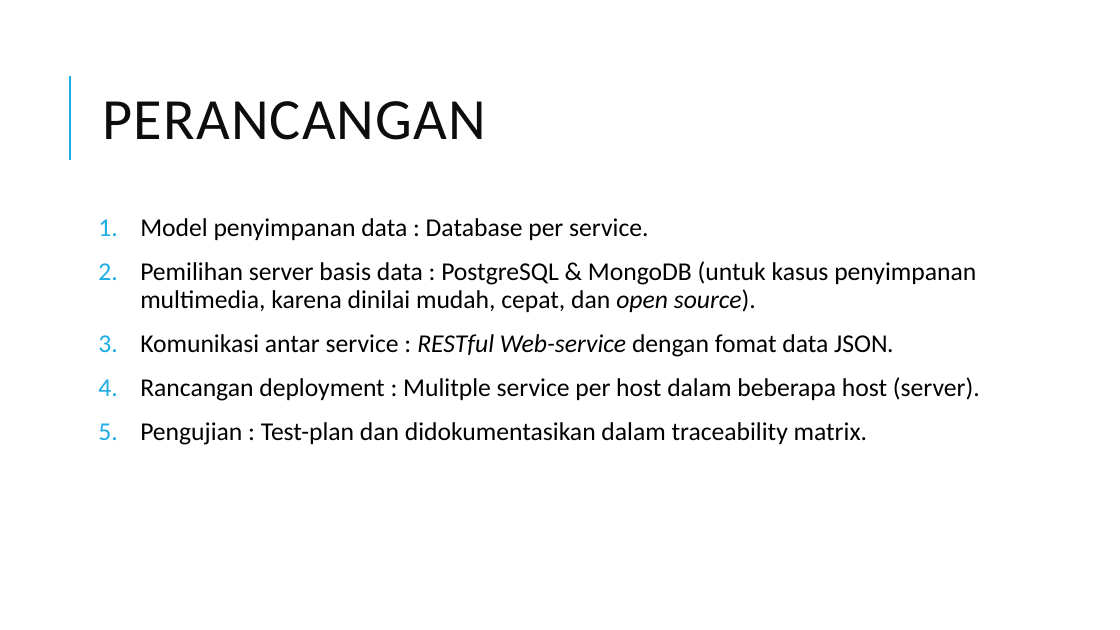
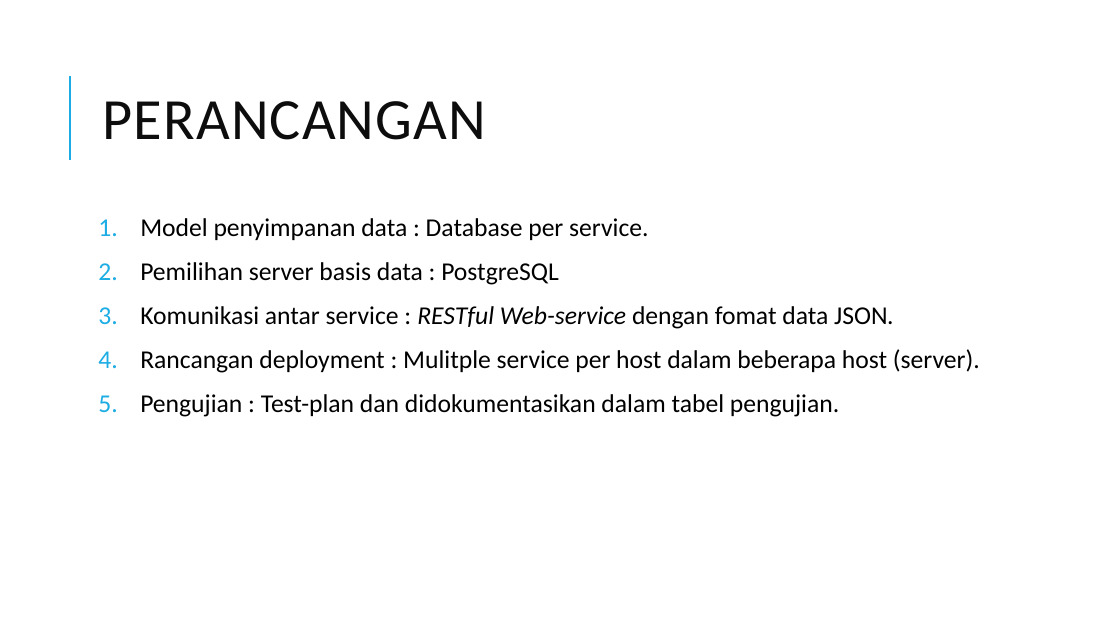
Before and after one commit to edriclaksaputra/tugasakhir, a slide deck: slide 36 of PPT.pptx (slide 33 before the commit). Drawn at 1120x630 pixels with LibreOffice and Linux fonts; fonts in the diff are those of the drawing. Boxes give left, top, right and bottom in pixels: in the first picture for what was removed or moved away, otherwise in the second. Text is boxed around its words. In the diff, an @@ line names an element or a change of style, - is before the commit and + after.

Commit message:
Untuk prasidang

```diff
--- a/PPT.pptx
+++ b/PPT.pptx
@@ text at (140, 262, 559, 285): text changed @@
-2. Pemilihan server basis data : PostgreSQL & MongoDB (untuk kasus penyimpanan multimedia, karena dinilai mudah, cepat, dan open source).
+2. Pemilihan server basis data : PostgreSQL
@@ text at (140, 394, 839, 417): text changed @@
-5. Pengujian : Test-plan dan didokumentasikan dalam traceability matrix.
+5. Pengujian : Test-plan dan didokumentasikan dalam tabel pengujian.
```
Also in this commit, not shown: 10 other slides changed, 16 slides added, 3 slides removed, 13 other files.
